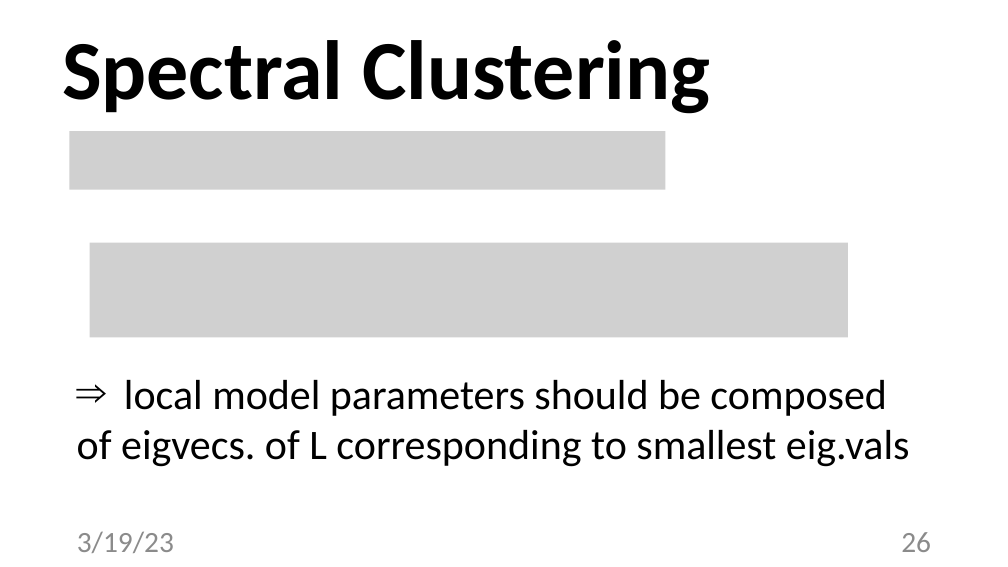
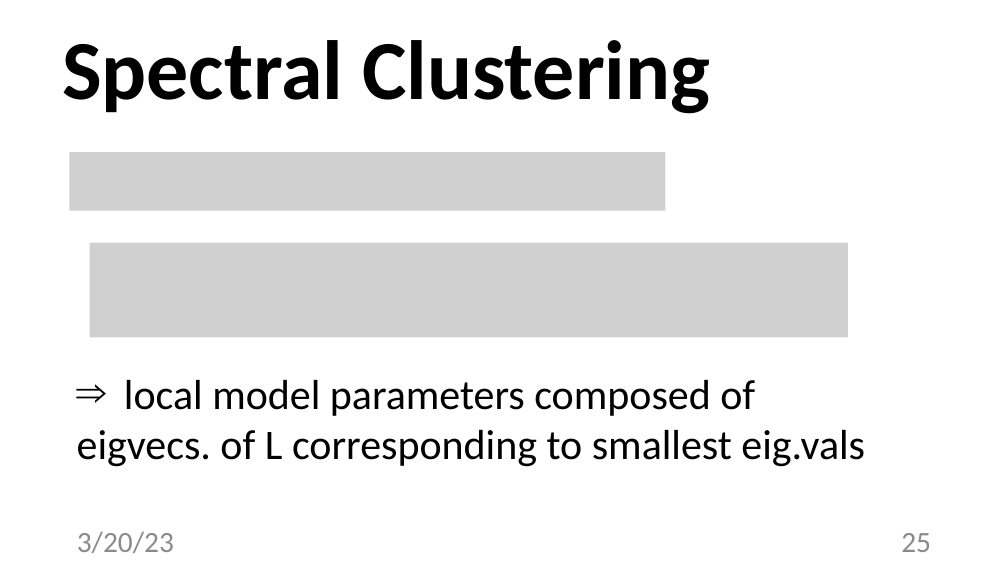
Before and after one commit to alexjungaalto/FederatedLearning, a slide deck: slide 25 of slides/CS-E4740_FLDesignPrinciple.pptx (slide 26 before the commit). Drawn at 1008x567 pixels with LibreOffice and Linux fonts; fonts in the diff are those of the drawing; grey boxes stand for pictures. Boxes give left, top, right and bottom in pixels: in the first picture for what was removed or moved away, otherwise in the second. Text is boxed around its words. In the diff, an @@ line names an element or a change of style, - is before the commit and + after.

```diff
--- a/slides/CS-E4740_FLDesignPrinciple.pptx
+++ b/slides/CS-E4740_FLDesignPrinciple.pptx
@@ picture: place and size @@
-picture at [70,132,665,190]
+picture at [70,152,665,210]
@@ text at [77,380,865,467]: text changed @@
-⇒ local model parameters should be composed
-of eigvecs. of L corresponding to smallest eig.vals
+⇒ local model parameters composed of
+eigvecs. of L corresponding to smallest eig.vals
@@ text at [77,531,174,553]: text changed @@
-3/19/23
+3/20/23
@@ page number at [901,533,931,552]: text changed @@
-26
+25
```
Also in this commit, not shown: 36 other slides changed, 1 slide removed, 3 other files.
